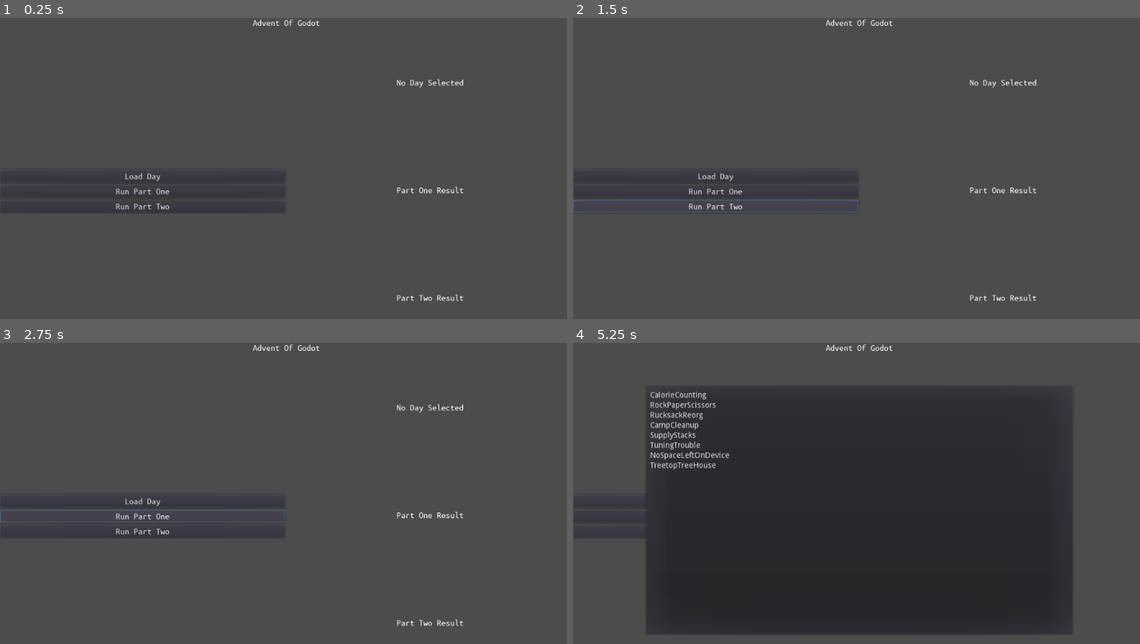
Above: before the commit, frames 1-4 (two rows, left to right).
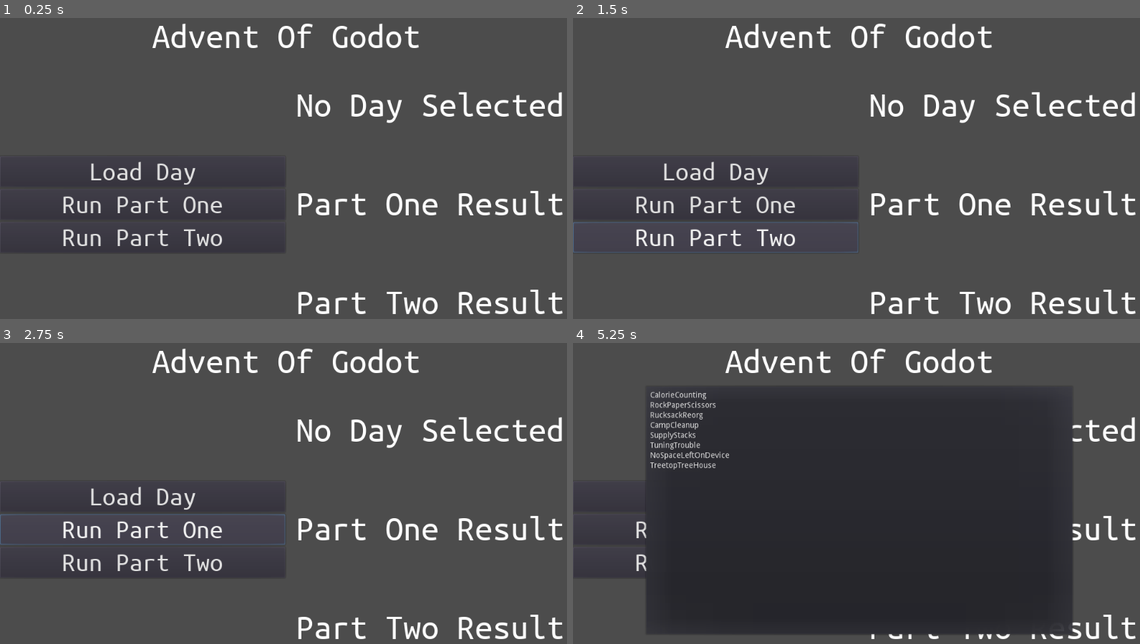
Above: after the commit, the same moments.

Repository: russmatney/advent-of-godot
Game: Godot game, scene res://src/Main.tscn
Two runs of this game, one before a commit and one after it. Both use one fixed random seed, a clock stepped at 60 frames per second and the inputs below. The project has no main scene, so this scene is started directly.
Inputs:
- Up to frame 1 (0.25 s): no input
- Up to frame 2 (1.5 s): click "Run Part One" at 0.5 s; click "Run Part Two" at 1.25 s
- Up to frame 3 (2.75 s): click "Run Part One" at 2 s
- Up to frame 4 (5.25 s): click "Run Part Two" at 2.75 s; click "Run Part One" at 3.5 s; click "Run Part Two" at 4.25 s; click "Load Day" at 5 s

The runs differ from the first frame. In frame 1, 6.5% of the frame differs, in the area x 0-100%, y 0-99%; in frame 2, 6.9%; in frame 3, 6.9%; in frame 4, 2.5%.

Commit message:
fix: much larger main menu text

Diff:
--- a/src/Main.tscn
+++ b/src/Main.tscn
@@ -15,13 +15,13 @@
 
 [node name="Label" type="Label" parent="VBoxContainer"]
 margin_right = 1024.0
-margin_bottom = 17.0
+margin_bottom = 65.0
 theme = ExtResource( 1 )
 text = "Advent Of Godot"
 align = 1
 
 [node name="HBoxContainer" type="HBoxContainer" parent="VBoxContainer"]
-margin_top = 21.0
+margin_top = 69.0
 margin_right = 1024.0
 margin_bottom = 600.0
 size_flags_vertical = 3
@@ -29,42 +29,42 @@
 
 [node name="VBoxContainer" type="VBoxContainer" parent="VBoxContainer/HBoxContainer"]
 margin_right = 510.0
-margin_bottom = 579.0
+margin_bottom = 531.0
 size_flags_horizontal = 3
 alignment = 1
 
 [node name="DaySelector" type="Button" parent="VBoxContainer/HBoxContainer/VBoxContainer"]
-margin_top = 251.0
+margin_top = 179.0
 margin_right = 510.0
-margin_bottom = 274.0
+margin_bottom = 234.0
 theme = ExtResource( 2 )
 text = "Load Day"
 
 [node name="PartOne" type="Button" parent="VBoxContainer/HBoxContainer/VBoxContainer"]
-margin_top = 278.0
+margin_top = 238.0
 margin_right = 510.0
-margin_bottom = 301.0
+margin_bottom = 293.0
 theme = ExtResource( 2 )
 text = "Run Part One"
 
 [node name="PartTwo" type="Button" parent="VBoxContainer/HBoxContainer/VBoxContainer"]
-margin_top = 305.0
+margin_top = 297.0
 margin_right = 510.0
-margin_bottom = 328.0
+margin_bottom = 352.0
 theme = ExtResource( 2 )
 text = "Run Part Two"
 
 [node name="VBoxContainer2" type="VBoxContainer" parent="VBoxContainer/HBoxContainer"]
 margin_left = 514.0
 margin_right = 1024.0
-margin_bottom = 579.0
+margin_bottom = 531.0
 size_flags_horizontal = 3
 
 [node name="DayLabel" type="Label" parent="VBoxContainer/HBoxContainer/VBoxContainer2"]
 unique_name_in_owner = true
-margin_top = 86.0
+margin_top = 54.0
 margin_right = 510.0
-margin_bottom = 103.0
+margin_bottom = 119.0
 size_flags_vertical = 6
 theme = ExtResource( 1 )
 text = "No Day Selected"
@@ -73,7 +73,7 @@
 
 [node name="PartOneResult" type="Label" parent="VBoxContainer/HBoxContainer/VBoxContainer2"]
 unique_name_in_owner = true
-margin_top = 279.0
+margin_top = 231.0
 margin_right = 510.0
 margin_bottom = 296.0
 size_flags_vertical = 6
@@ -84,9 +84,9 @@
 
 [node name="PartTwoResult" type="Label" parent="VBoxContainer/HBoxContainer/VBoxContainer2"]
 unique_name_in_owner = true
-margin_top = 472.0
+margin_top = 408.0
 margin_right = 510.0
-margin_bottom = 489.0
+margin_bottom = 473.0
 size_flags_vertical = 6
 theme = ExtResource( 1 )
 text = "Part Two Result"
@@ -95,9 +95,9 @@
 
 [node name="DayContainer" type="MarginContainer" parent="VBoxContainer/HBoxContainer/VBoxContainer2"]
 unique_name_in_owner = true
-margin_top = 579.0
+margin_top = 531.0
 margin_right = 510.0
-margin_bottom = 579.0
+margin_bottom = 531.0
 
 [node name="DayLoader" type="PopupMenu" parent="."]
 margin_right = 20.0
--- a/src/MainButtonTheme.tres
+++ b/src/MainButtonTheme.tres
@@ -3,6 +3,7 @@
 [ext_resource path="res://assets/fonts/UbuntuMono-Regular.ttf" type="DynamicFontData" id=1]
 
 [sub_resource type="DynamicFont" id=1]
+size = 48
 font_data = ExtResource( 1 )
 
 [resource]
--- a/src/MainHeaderTheme.tres
+++ b/src/MainHeaderTheme.tres
@@ -3,6 +3,7 @@
 [ext_resource path="res://assets/fonts/UbuntuMono-Regular.ttf" type="DynamicFontData" id=1]
 
 [sub_resource type="DynamicFont" id=1]
+size = 64
 font_data = ExtResource( 1 )
 
 [resource]
